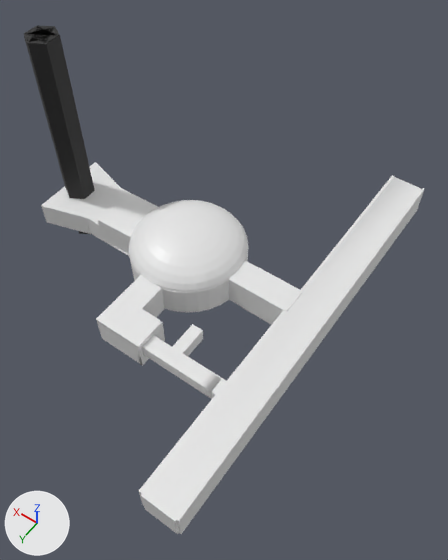
The FBX model Assets/Scenes/Chapter1-2/Models/Chapter1-2Mesh.fbx as it was, and as the next commit left it.
One viewpoint serves both versions: a 50 mm camera at (-38.7, 52.2, 78.8) aimed at (-4.7, 4.6, 3.9). The lights are fixed; the arrows at lower left show +X, +Y and +Z. Where no turn or scale is listed for an object, it has been applied to the vertices. Vertices at the same position are counted once.

The first picture shows 'Chapter1-2Area-Bottom.001', 'Chapter1-2Area-top.001', 'ElevatorShaft.003', 'Sphere'.
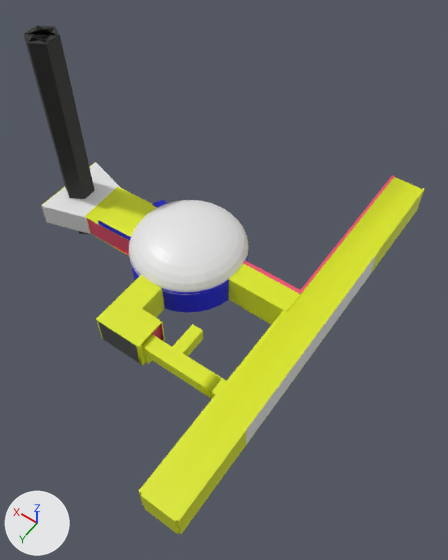
The newer file is also turned or shifted as a whole; pictures and numbers use the older file's frame.

Pixel boxes (x1, y1, x2, y2) of what changed, in the pictures (448 x 560 px):
part 1 of me_cube_003, built on
    before: (99, 225, 130, 254)
    after: (99, 200, 166, 254)
part 2 of me_cube_003, built on
    both: (136, 324, 164, 366)
part 3 of me_cube_003, recoloured (white to yellow)
    both: (42, 163, 424, 534)
part 4 of me_cube_003, recoloured (white to red)
    both: (41, 175, 395, 305)
part 5 of me_cube_003, recoloured (grey to blue)
    both: (98, 220, 248, 313)
part 6 of me_cube_003, recoloured
    both: (98, 322, 139, 363)

Diff of the bpy script that builds the scene:
```diff
--- a/Assets/Scenes/Chapter1-2/Models/Chapter1-2Mesh.fbx.py
+++ b/Assets/Scenes/Chapter1-2/Models/Chapter1-2Mesh.fbx.py
@@ mat_centermat @@
+mat_centermat = principled_material('CenterMat')
+mat_centermat.base_color = (0.00822, 0.0105, 0.8)  # blue #161ae7
@@ mat_ceiling @@
+mat_ceiling = principled_material('Ceiling')
+mat_ceiling.base_color = (0.71, 0.8, 0.00937)  # yellow #dbe718
@@ mat_centerfloor @@
+mat_centerfloor = principled_material('CenterFloor')
+mat_centerfloor.base_color = (0.0, 0.8, 0.761)  # cyan #00e7e2
@@ mat_wallmat @@
+mat_wallmat = principled_material('WallMat')
+mat_wallmat.base_color = (0.8, 0.0742, 0.146)  # red #e74d6b
@@ mat_floor @@
+mat_floor = principled_material('Floor')
+mat_floor.base_color = (1.0, 0.0, 0.00258)  # red #ff0009
@@ mat_ventmat @@
+mat_ventmat = principled_material('VentMat')
+mat_ventmat.base_color = (0.0732, 0.0732, 0.0732)  # dark grey #4c4c4c
@@ me_cube_003 @@
 # used by ob_chapter1_2area_bottom_001; location = (28.5, 0.6, -3.6)
 # verts and faces of me_cube_003; kept vertices keep their numbers, new ones are numbered from 730
 # before: 96 (-14.6, -3.5, 0.1), 152 (-14.1, -3.8, 0.1), 153 (-15.0, -5.4, 0.1), 200 (-15.0, -5.4, 4.4), 201 (-14.1, -3.8, 4.4)
 # before: 228 (-14.6, -3.5, 4.4), 690 (-14.7, 4.1, 0.1), 691 (-14.7, 4.2, 0.1), 692 (-14.7, 4.1, 4.0), 693 (-14.7, 4.2, 4.0)
-me_cube_003.from_pydata(...)  # 730 vertices, 679 faces; spans x -49.2..4.4, y -34.7..36.1, z -0.1..5.5
+me_cube_003.from_pydata(...)  # 823 vertices, 768 faces; spans x -49.2..4.4, y -34.7..36.1, z -0.1..5.5
+# me_cube_003 part 1
+delete_faces([(152, 201, 200, 153)])
+for i in [*range(690, 694)]: verts[i] += (0.1, 0.0, 0.0)
+verts[96] = (-14.7, -3.6, 0.1)  # moved
+verts[228] = (-14.7, -3.6, 4.4)  # moved
+verts[152] = (-14.1, -3.6, 0.1)  # moved
+verts[201] = (-14.1, -3.6, 4.4)  # moved
+for new, old in zip([*range(802, 806)], [152, 153, 200, 201]): verts[new] = verts[old] + (2.5, -1.0, 0.0)
+faces += [(153, 803, 804, 200), (802, 805, 804, 803), (200, 804, 805, 201), (152, 802, 803, 153), (152, 201, 805, 802)]  # mat_centermat (blue #161ae7)
+# me_cube_003 part 2
+# 25 faces are deleted
+# 84 vertices are added at x -43.4..-28.8, y 14.7..19.9, z 0.1..5.3
+# 5 new vertices lie (0.4, 0.0, 0.0) away from vertices in x -29.2..-29.1, y 14.7..19.9, z 0.1
+# 82 new faces join them, mat_ceiling (yellow #dbe718)
+# 17 new faces join them, mat_wallmat (red #e74d6b)
+# 10 new faces join them, mat_ventmat (dark grey #4c4c4c)
+# 1 new face joins them, mat_floor (red #ff0008)
+# me_cube_003 part 3: 398 faces spanning x -49.2..4.4, y -34.7..36.1, z -0.1..5.5 switch from no material to mat_ceiling (yellow #dbe718)
+# me_cube_003 part 4: 53 faces spanning x -48.8..4.4, y -34.7..35.8, z 0.1..5.4 switch from no material to mat_wallmat (red #e74d6b)
+# me_cube_003 part 5: 146 faces spanning x -32.8..-6.8, y -9.8..9.6, z -0.1..5.3 switch from no material to mat_centermat (blue #161ae7)
+# me_cube_003 part 6: 28 faces spanning x -43.4..-21.3, y 11.8..19.8, z 0.1..5.3 switch from no material to mat_ventmat (dark grey #4c4c4c)
+me_cube_003.materials.append(mat_floor)  # red #ff0009
+me_cube_003.materials.append(mat_centerfloor)  # cyan #00e7e2
+me_cube_003.materials.append(mat_glass)  # white #e7e7e7
```
